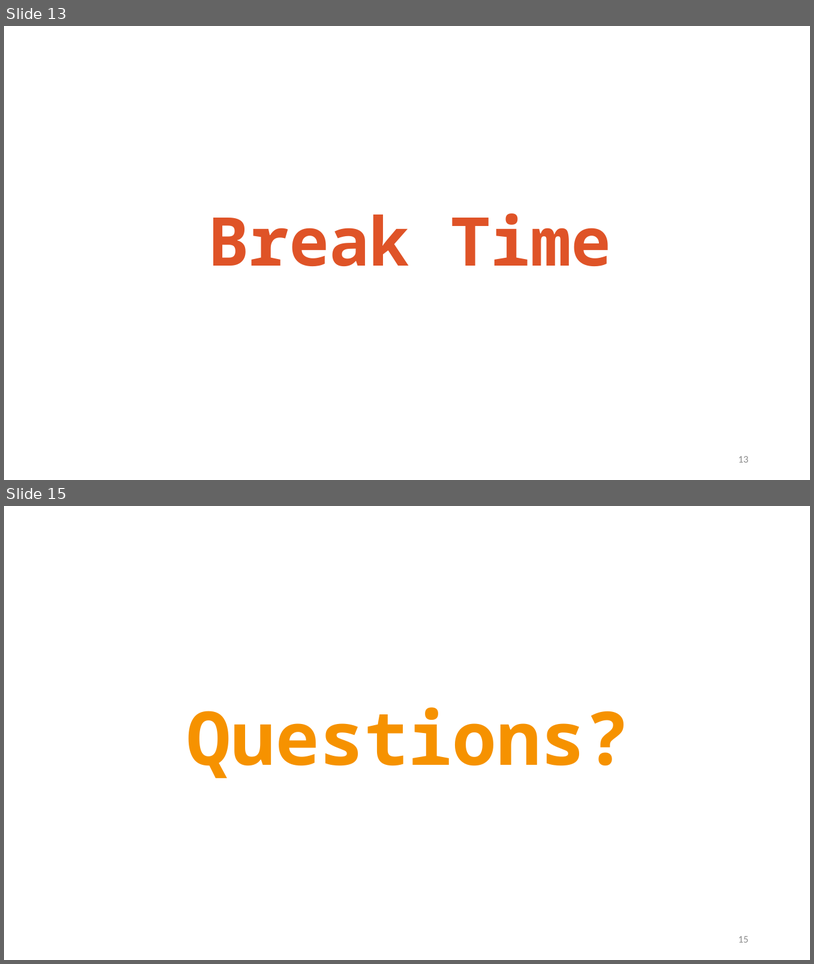
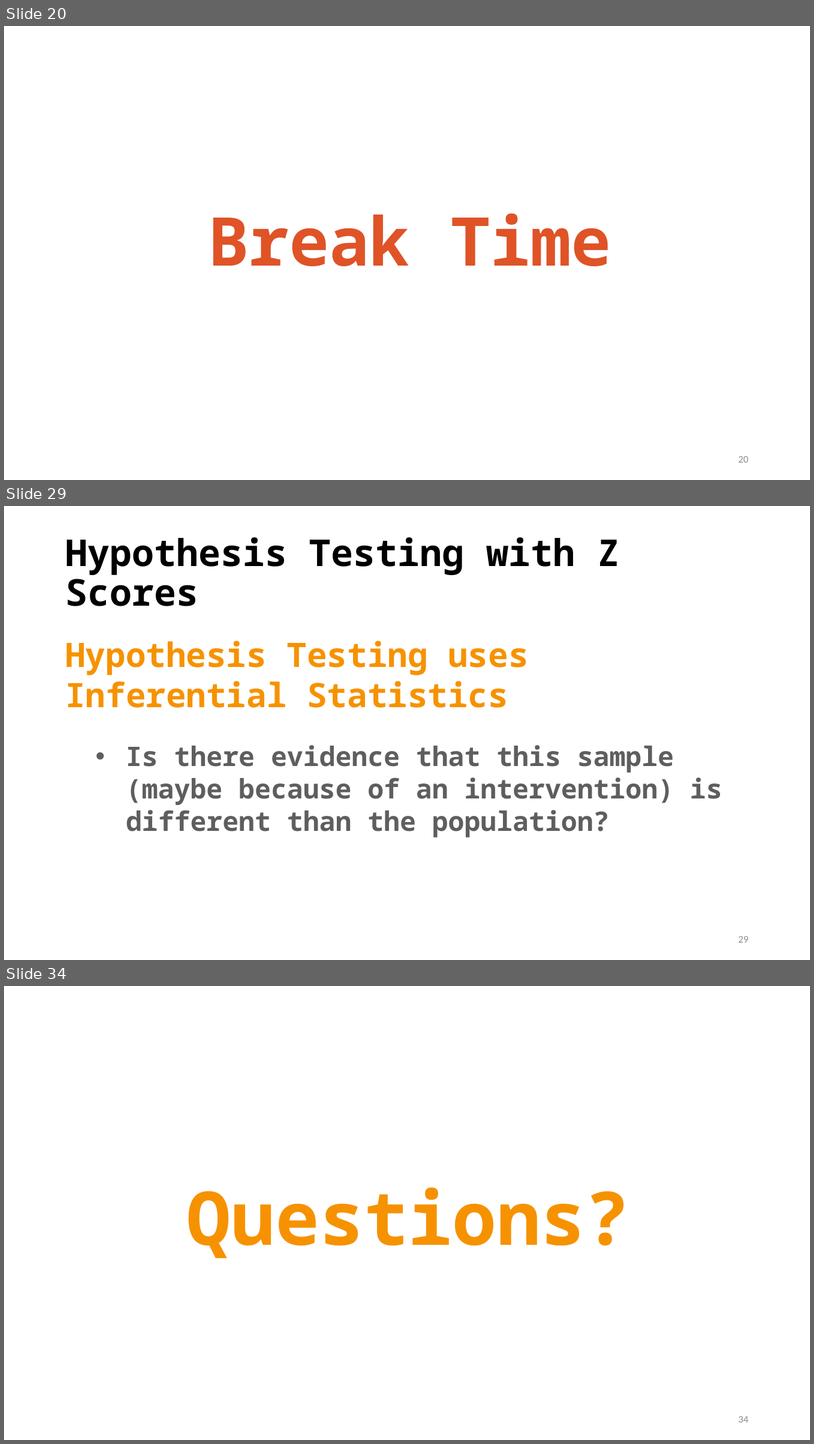
Before and after one commit to TysonStanley/EDU-6050, a slide deck: Slides/04_EDUC_6050_2018.pptx. Shown one above the other, each under a label of ours: slides 13 and 15 before the commit, slides 20, 29 and 34 after it; the slides between them are not shown. The pictures are 814x964 and 814x1444 pixels, drawn with LibreOffice and Linux fonts; fonts in the diff are those of the drawing. Boxes give left, top, right and bottom in pixels: in the first picture for what was removed or moved away, otherwise in the second. Text is boxed around its words. In the diff, an @@ line names an element or a change of style, - is before the commit and + after.

```diff
--- a/Slides/04_EDUC_6050_2018.pptx
+++ b/Slides/04_EDUC_6050_2018.pptx
@@ slide 29 added at box(4, 506, 810, 960), background #FFFFFF @@
@@ title added at box(65, 537, 620, 606), 44 pt, text #000000, bold @@
+Hypothesis Testing with Z Scores
@@ text added at box(65, 640, 528, 708), 40 pt, text #F69200, bold @@
+Hypothesis Testing uses Inferential Statistics
@@ text added at box(126, 745, 723, 837), 32 pt, text #5E5E5E, bold @@
+  • Is there evidence that this sample (maybe because of an intervention) is different than the population?
@@ page number added at box(738, 936, 749, 942), 12 pt, text #8C8C8C @@
+29
@@ what was slide 13 is now slide 20 @@
@@ page number at box(738, 456, 749, 462): text changed @@
-13
+20
@@ what was slide 15 is now slide 34 @@
@@ page number at box(738, 1416, 749, 1422): text changed @@
-15
+34
```
Also in this commit, not shown: 4 slides changed, 19 other slides added, 1 slide removed, 1 other file.
